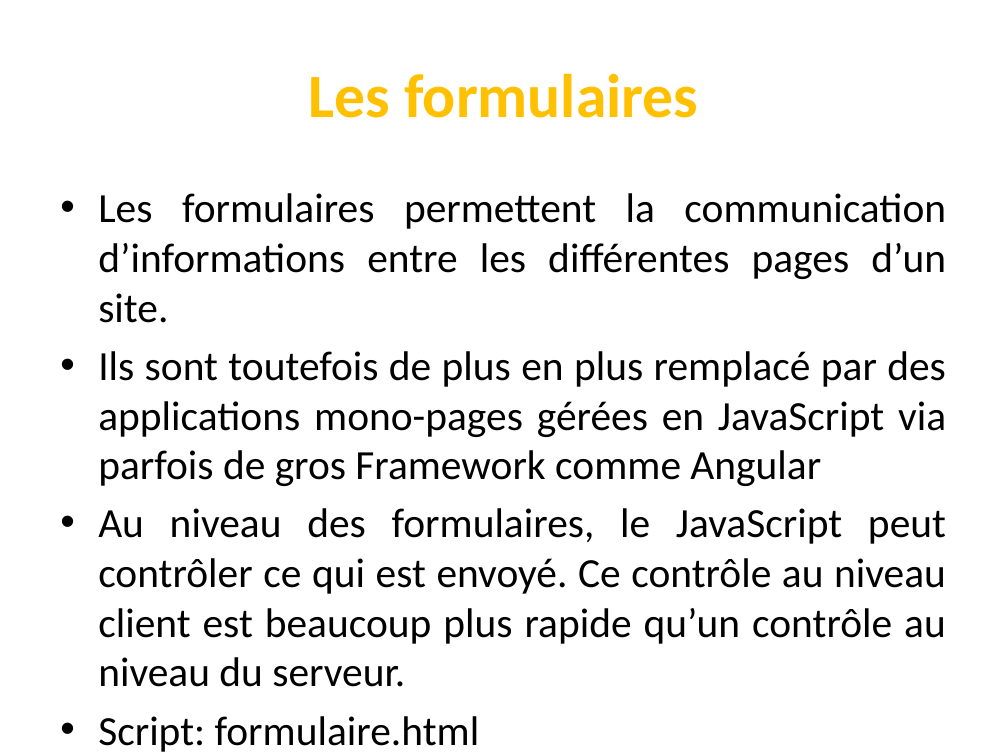
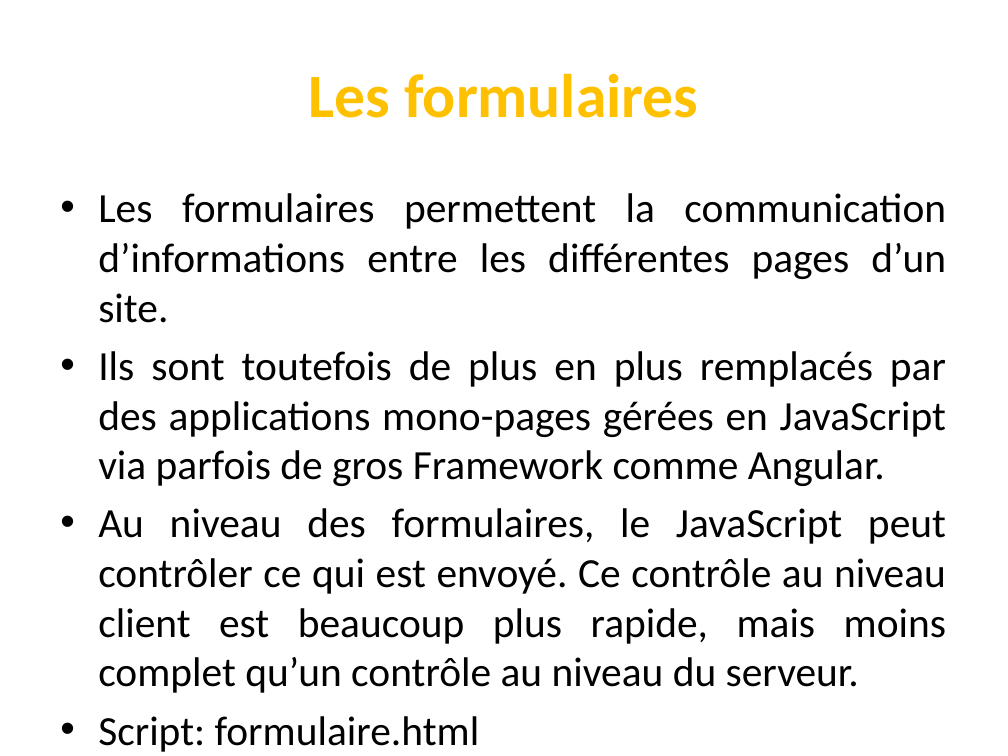
Before and after one commit to codeRoomMarseille/JavaScript_20180914, a slide deck: slide 26 of javascript.pptx. Drawn at 1008x756 pixels with LibreOffice and Linux fonts; fonts in the diff are those of the drawing. Boxes give left, top, right and bottom in pixels: in the first picture for what was removed or moved away, otherwise in the second. Text is boxed around its words. In the diff, an @@ line names an element or a change of style, - is before the commit and + after.

```diff
--- a/javascript.pptx
+++ b/javascript.pptx
@@ text at [98,351,946,693]: text changed @@
-• Ils sont toutefois de plus en plus remplacé par des applications mono-pages gérées en JavaScript via parfois de gros Framework comme Angular
-• Au niveau des formulaires, le JavaScript peut contrôler ce qui est envoyé. Ce contrôle au niveau client est beaucoup plus rapide qu’un contrôle au niveau du serveur.
+• Ils sont toutefois de plus en plus remplacés par des applications mono-pages gérées en JavaScript via parfois de gros Framework comme Angular.
+• Au niveau des formulaires, le JavaScript peut contrôler ce qui est envoyé. Ce contrôle au niveau client est beaucoup plus rapide, mais moins complet qu’un contrôle au niveau du serveur.
```
Also in this commit, not shown: 21 other slides changed.
